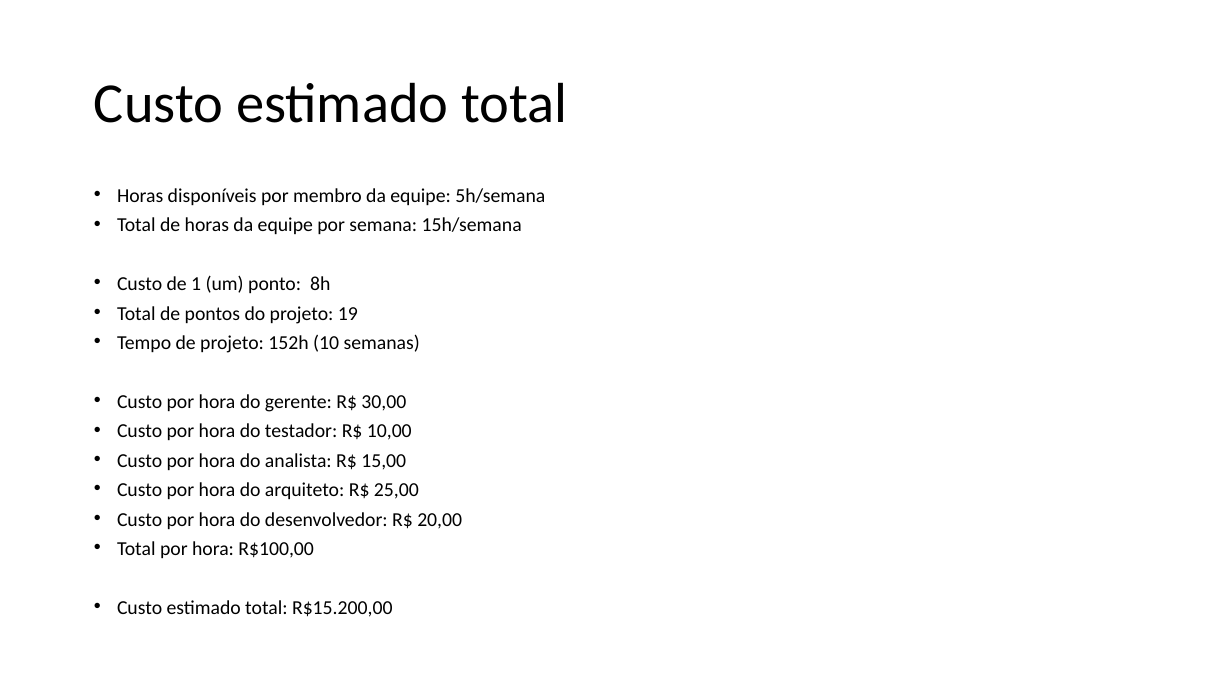
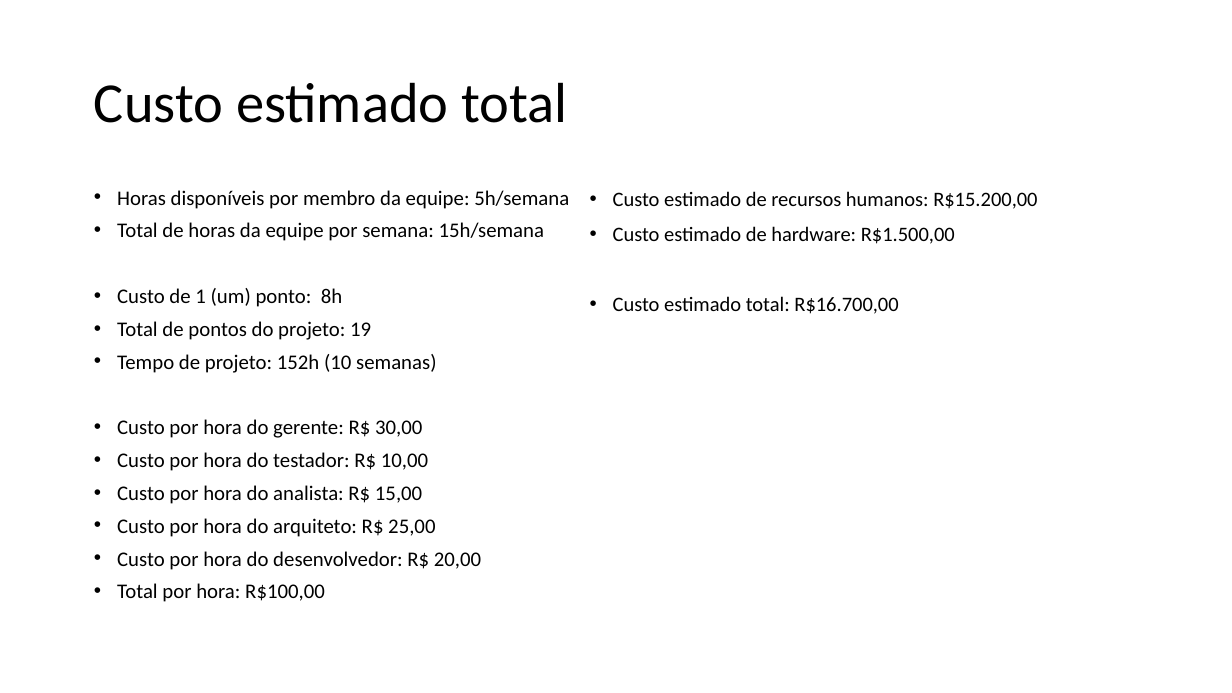
Before and after one commit to brunoccst/GerenciamentoDeEspacoFisico, a slide deck: slide 7 of Sumário executivo.pptx. Drawn at 1232x693 pixels with LibreOffice and Linux fonts; fonts in the diff are those of the drawing. Boxes give left, top, right and bottom in pixels: in the first picture for what was removed or moved away, otherwise in the second. Text is boxed around its words. In the diff, an @@ line names an element or a change of style, - is before the commit and + after.

Commit message:
Adicionando riscos e custos

```diff
--- a/Sumário executivo.pptx
+++ b/Sumário executivo.pptx
@@ text "Horas disponíveis por membro da ..." at (117,190,569,602): size 15.4 to 16.2 pt; line spacing 0.7 to 0.8 @@
@@ text added at (613,191,1037,314), 16 pt, text #000000 @@
+• Custo estimado de recursos humanos: R$15.200,00
+• Custo estimado de hardware: R$1.500,00
+• Custo estimado total: R$16.700,00
@@ text at (117,600,392,617): paragraph removed @@
-• Custo estimado total: R$15.200,00
```
Also in this commit, not shown: 1 other slide changed, 1 other file.
